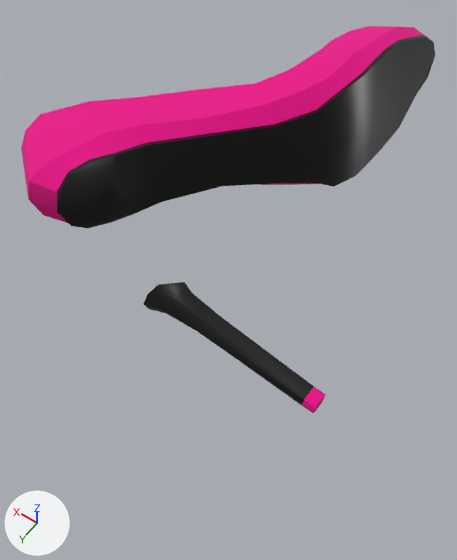
The glTF model assets/scene/Models/brokenShoe/brokenShoe.glb as it was, and as the next commit left it.
Both versions are drawn from a 50 mm lens placed at (-0.085, 0.165, 0.256), pointed at (0.034, -0.002, -0.006). Arrows for +X, +Y and +Z are at lower left; the lights stay in place. The picture after the commit comes second. Vertices at exactly the same position are counted once.

Names of what the first picture shows: 'heel', 'heel.001', 'polySurface3'.
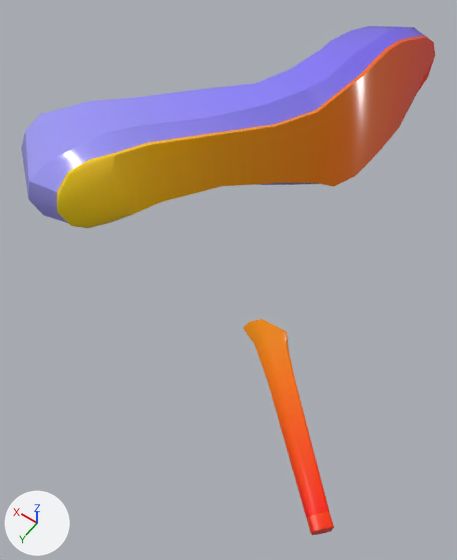
The newer file is also rescaled (x2.779), turned or shifted as a whole; pictures and numbers use the older file's frame.

Patch to the scene script:
```diff
--- a/assets/scene/Models/brokenShoe/brokenShoe.glb.py
+++ b/assets/scene/Models/brokenShoe/brokenShoe.glb.py
@@ img_mega_atlas @@
+img_mega_atlas = load_image('mega atlas', '_unpacked/mega_atlas', 2048, 2048, 'sRGB')
@@ mat_megaatlas @@
+mat_megaatlas = principled_material('MegaAtlas')
+mat_megaatlas.texture = img_mega_atlas
+mat_megaatlas.roughness = 0.207
@@ me_mesh_003 @@
 me_mesh_003.from_pydata(...)  # 157 vertices, 256 faces; spans x 0.015..0.175, y -0.201..0.033, z -0.001..0.073
 # used by ob_polysurface3; location = (0.0, 0.0, 0.0)
-me_mesh_003.materials.append(mat_pink)  # pink #e70088
+# me_mesh_003 part 1: texture (UV) coordinates of 256 of 256 faces, centred in x 0.017..0.174, y -0.196..0.031, z 0.0..0.07, changed; they spanned u 0.0..1.0, v 0.0..1.0 and now span u 0.59..0.6, v 0.89..0.99
+me_mesh_003.materials.append(mat_megaatlas)  # picture img_mega_atlas
@@ me_mesh_005 @@
 me_mesh_005.from_pydata(...)  # 138 vertices, 272 faces; spans x 0.013..0.118, y -0.197..0.032, z 0.004..0.069
 # used by ob_heel; location = (0.0, 0.0, 0.0)
-me_mesh_005.materials.append(mat_black)  # black #000000
+# me_mesh_005 part 2: texture (UV) coordinates of 272 of 272 faces, centred in x 0.013..0.118, y -0.194..0.031, z 0.004..0.069, changed; they spanned u 0.02..0.99, v 0.01..0.97 and now span u 0.51..0.52, v 0.67..0.82
+me_mesh_005.materials.append(mat_megaatlas)  # picture img_mega_atlas
@@ me_mesh_006 @@
 # used by ob_heel_001; location = (0.0, 0.0, 0.0)
-me_mesh_006.from_pydata(...)  # 144 vertices, 284 faces; spans x -0.043..0.0511, y 0.0282..0.0448, z 0.0..0.0215
-me_mesh_006.materials.append(mat_black)  # black #000000
-me_mesh_006.materials.append(mat_pink)  # pink #e70088
+me_mesh_006.from_pydata(...)  # 144 vertices, 284 faces; spans x -0.0739..0.0048, y 0.023..0.0873, z 0.0..0.0215
+# me_mesh_006 part 3: 144 vertices removed from x -0.043..0.0511, y 0.0282..0.0448, z 0.0..0.0215; 144 vertices added at x -0.0739..0.0048, y 0.023..0.0873, z 0.0..0.0215
+me_mesh_006.materials.append(mat_megaatlas)  # picture img_mega_atlas
```

Pixel boxes [x1, y1, x2, y2] of what changed, in the pictures (457 x 560 px):
'heel', recoloured, surface changed (lighter)
    both: [57, 35, 435, 228]
'polySurface3', recoloured, surface changed (pink to blue)
    both: [21, 26, 428, 223]
'heel.001', reshaped, recoloured (50% narrower, 64% taller)
    before: [143, 282, 326, 413]
    after: [243, 319, 334, 535]
